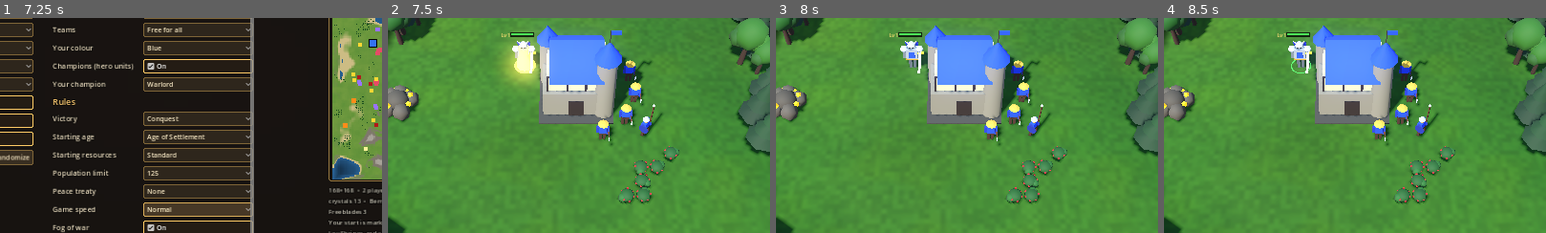
Above: before the commit, frames 1-4 (left to right).
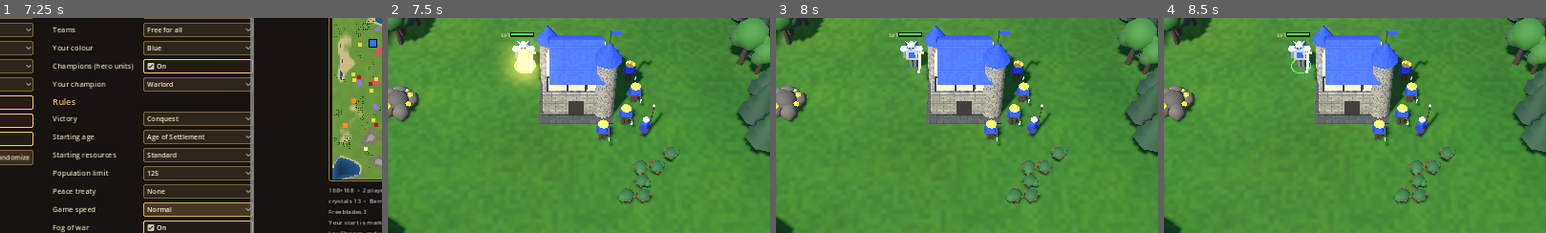
Above: after the commit, the same moments.

Repository: Wut-Lab/Ley-Realms-RTS
Game: Godot game, scene res://scenes/main.tscn
Same seed, same stepped clock (60 frames per second), same inputs: the game is played once before the commit and once after it.
Inputs:
- Up to frame 1 (7.25 s): click "Skirmish" at 0.5 s; click "Normal" at 1.25 s; click "Normal" at 2 s; click "Normal" at 2.75 s; click "Normal" at 3.5 s; click "Easy" at 4.25 s; click "Easy" at 5 s; click "Normal" at 5.75 s; click "Normal" at 6.5 s
- Up to frame 2 (7.5 s): click "Start Game" at 7.25 s
- Up to frame 3 (8 s): no input
- Up to frame 4 (8.5 s): click "Warlord Lv 1 +1 skill" at 8 s
The pictures show only the part of the screen within x 27-77%, y 22-72%; the shares and areas given below are measured in that part.

Frame 1 is identical in both runs. In frame 2, 1.1% of the frame differs, in the area x 39-62%, y 3-47%; in frame 3, 1.1%; in frame 4, 1.1%.

Commit message:
Add procedural textures to buildings
Building parts are tagged with a surface material (stone, wood, plaster,
roof) from their colour and shape; the entity shader draws stone bricks
with mortar, wood planks with grain, rough plaster and staggered roof
shingles. Units and other models are unchanged.

Co-Authored-By: Claude Opus 5.5 <noreply@anthropic.com>
Claude-Session: https://claude.ai/code/session_013BExePrT3fkgkAfAkmsoAR

Diff:
--- a/scripts/game.gd
+++ b/scripts/game.gd
@@ -633,8 +633,8 @@
 			focus = best_c.pos2()
 			ctl.set_selection([best_c])
 	cam.center_on(focus)
-	cam.dist = 30.0
-	cam.target_dist = 30.0
+	cam.dist = 30.0 if not "--close" in OS.get_cmdline_user_args() else 15.0
+	cam.target_dist = cam.dist
 	await get_tree().process_frame
 	await get_tree().process_frame
 	await RenderingServer.frame_post_draw
--- a/scripts/model_builder.gd
+++ b/scripts/model_builder.gd
@@ -7,6 +7,24 @@
 var norms := PackedVector3Array()
 var cols := PackedColorArray()
 var idx := PackedInt32Array()
+var uvs := PackedVector2Array()
+var textured := false  # buildings: tag each part with a surface material for the shader
+
+
+## 0 plain, 1 stone bricks, 2 wood planks, 3 plaster, 4 roof shingles
+func _mat_id(prim: PrimitiveMesh, col: Color) -> float:
+	if not textured or col.a < 0.99:
+		return 0.0
+	var roofish: bool = prim is PrismMesh or (prim is CylinderMesh and prim.top_radius == 0.0)
+	if roofish and col.s > 0.25:
+		return 4.0
+	if col.s < 0.16 and col.v > 0.25 and col.v < 0.82:
+		return 1.0
+	if col.h > 0.03 and col.h < 0.13 and col.s > 0.3 and col.v < 0.62:
+		return 2.0
+	if col.v > 0.75 and col.s < 0.32:
+		return 3.0
+	return 0.0
 
 
 func add(prim: PrimitiveMesh, xf: Transform3D, col: Color) -> void:
@@ -16,10 +34,12 @@
 	var ii: PackedInt32Array = arr[Mesh.ARRAY_INDEX]
 	var base := verts.size()
 	var nb := xf.basis.inverse().transposed()
+	var mid := Vector2(_mat_id(prim, col), 0.0)
 	for i in v.size():
 		verts.append(xf * v[i])
 		norms.append((nb * n[i]).normalized())
 		cols.append(col)
+		uvs.append(mid)
 	for i in ii.size():
 		idx.append(base + ii[i])
 
@@ -78,6 +98,7 @@
 	arr[Mesh.ARRAY_VERTEX] = verts
 	arr[Mesh.ARRAY_NORMAL] = norms
 	arr[Mesh.ARRAY_COLOR] = cols
+	arr[Mesh.ARRAY_TEX_UV] = uvs
 	arr[Mesh.ARRAY_INDEX] = idx
 	var m := ArrayMesh.new()
 	m.add_surface_from_arrays(Mesh.PRIMITIVE_TRIANGLES, arr)
--- a/scripts/models.gd
+++ b/scripts/models.gd
@@ -18,12 +18,58 @@
 uniform sampler2D fog_tex : filter_linear, repeat_disable;
 uniform float map_size = 128.0;
 uniform float fog_on = 0.0;
+varying vec3 lpos;
+varying vec3 lnorm;
+varying float mid;
+%NOISE%
+void vertex() {
+	lpos = VERTEX;
+	lnorm = NORMAL;
+	mid = UV.x;
+}
+vec2 face_plane(vec3 p, vec3 n) {
+	vec3 a = abs(n);
+	if (a.y > a.x && a.y > a.z) { return p.xz; }
+	if (a.x > a.z) { return p.zy; }
+	return p.xy;
+}
+float surface(float m, vec3 p, vec3 n) {
+	vec2 q = face_plane(p, n);
+	if (m < 0.5) { return 1.0; }
+	if (m < 1.5) {
+		// stone bricks with mortar lines
+		vec2 b = q * vec2(2.2, 4.4);
+		b.x += floor(b.y) * 0.5;
+		vec2 fb = fract(b);
+		float mortar = smoothstep(0.0, 0.07, fb.x) * smoothstep(1.0, 0.93, fb.x) * smoothstep(0.0, 0.1, fb.y) * smoothstep(1.0, 0.9, fb.y);
+		return mix(0.6, 0.86 + 0.24 * hash(floor(b)) + 0.06 * vnoise(q * 9.0), mortar);
+	}
+	if (m < 2.5) {
+		// wooden planks with grain
+		float w = q.x * 6.0 + q.y * 0.02;
+		float cell = floor(w);
+		float edge = smoothstep(0.0, 0.08, fract(w)) * smoothstep(1.0, 0.92, fract(w));
+		float grain = 0.9 + 0.1 * sin(q.y * 28.0 + hash(vec2(cell, 1.0)) * 6.0 + sin(q.y * 6.0 + cell) * 2.0);
+		return mix(0.66, (0.84 + 0.24 * hash(vec2(cell, 3.0))) * grain, edge);
+	}
+	if (m < 3.5) {
+		// rough plaster
+		return 0.9 + 0.1 * vnoise(q * 3.0) + 0.05 * vnoise(q * 14.0);
+	}
+	// overlapping roof shingles
+	vec2 s = q * vec2(5.0, 7.0);
+	s.x += floor(s.y) * 0.5;
+	vec2 fs = fract(s);
+	float rim = smoothstep(0.0, 0.18, fs.y) * smoothstep(0.0, 0.05, fs.x) * smoothstep(1.0, 0.95, fs.x);
+	return mix(0.62, 0.86 + 0.2 * hash(floor(s)) - fs.y * 0.12, rim);
+}
 void fragment() {
 	vec3 w = (INV_VIEW_MATRIX * vec4(VERTEX, 1.0)).xyz;
 	float f = 1.0;
 	if (fog_on > 0.5) { f = texture(fog_tex, w.xz / map_size).r; }
 	vec3 c = pow(COLOR.rgb, vec3(2.2));
 	float glow = 1.0 - COLOR.a;
+	c *= surface(mid, lpos, lnorm);
 	ALBEDO = c * f * f;
 	EMISSION = c * glow * 3.0 * f;
 	ROUGHNESS = 0.82;
@@ -160,7 +206,7 @@
 static func setup(fog_tex: Texture2D, map_size: float, fog_on: bool) -> void:
 	if entity_mat == null:
 		var sh := Shader.new()
-		sh.code = ENTITY_SHADER
+		sh.code = shader_code(ENTITY_SHADER)
 		entity_mat = ShaderMaterial.new()
 		entity_mat.shader = sh
 	entity_mat.set_shader_parameter("fog_tex", fog_tex)
@@ -205,6 +251,7 @@
 	if cache.has(ck):
 		return cache[ck]
 	var mb := ModelBuilder.new()
+	mb.textured = Defs.BUILDINGS.has(key) or key in ["gate_door", "merc_camp", "shrine"]
 	_build(mb, key, tc, variant)
 	var m := mb.commit(entity_mat)
 	cache[ck] = m
